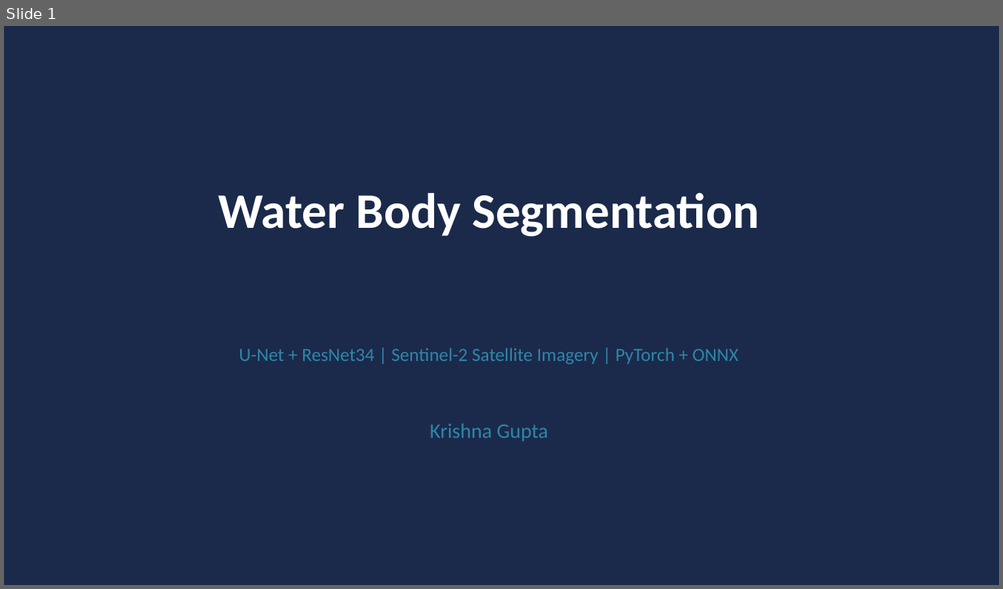
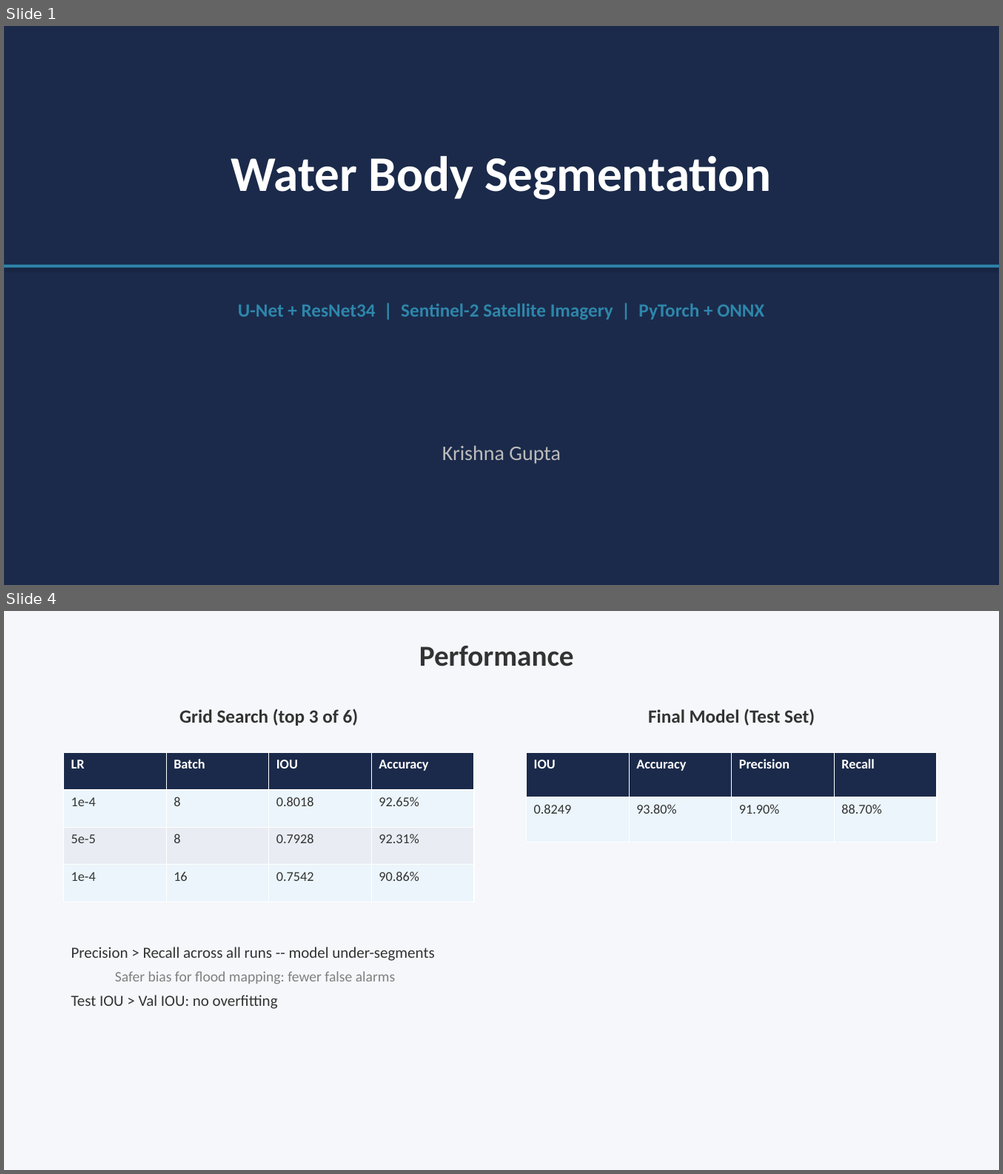
Before and after one commit to Angelgupta13/water-segementation, a slide deck: presentation.pptx. Shown one above the other, each under a label of ours: slide 1 before the commit, slides 1 and 4 after it; the slides between them are not shown. The pictures are 1003x589 and 1003x1174 pixels, drawn with LibreOffice and Linux fonts; fonts in the diff are those of the drawing. Boxes give left, top, right and bottom in pixels: in the first picture for what was removed or moved away, otherwise in the second. Text is boxed around its words. In the diff, an @@ line names an element or a change of style, - is before the commit and + after.

Commit message:
feat: update README, REPORT.md, and presentation for submission
README.md: restructured with accurate test count (15), fixed mlflow ui command, removed empty section, added CLI entry point, docker-compose usage, demo notebook reference.

REPORT.md: new comprehensive report with executive summary, assignment objectives table, evaluation criteria evidence, full 6-run hyperparameter grid, 3-split performance table, optimized benchmark, failure analysis, prioritized recommendations, MLOps table, and conclusion.

presentation.pptx: 8-slide deck with clean narrative flow (problem -> dataset -> architecture -> results -> optimization -> failure analysis -> MLOps -> recommendations). Dark navy theme, grouped by impact.

make_pptx.py: supports command-line output path argument.

.gitignore: add ~$*.pptx to exclude Office lock files.

```diff
--- a/presentation.pptx
+++ b/presentation.pptx
@@ slide 4 added at bbox=[4, 611, 999, 1170], background #F5F7FA @@
@@ text added at bbox=[419, 645, 574, 667], 28 pt, text #333333, bold @@
+Performance
@@ text added at bbox=[179, 709, 358, 726], 18 pt, text #333333, bold @@
+Grid Search (top 3 of 6)
@@ text added at bbox=[648, 709, 814, 726], 18 pt, text #333333, bold @@
+Final Model (Test Set)
@@ table added at bbox=[64, 753, 475, 902], 4 rows, 4 columns @@
+LR | Batch | IOU | Accuracy
+1e-4 | 8 | 0.8018 | 92.65%
+5e-5 | 8 | 0.7928 | 92.31%
+1e-4 | 16 | 0.7542 | 90.86%
@@ table added at bbox=[526, 753, 938, 843], 2 rows, 4 columns @@
+IOU | Accuracy | Precision | Recall
+0.8249 | 93.80% | 91.90% | 88.70%
@@ text added at bbox=[71, 947, 434, 1009], 15 pt, text #333333 @@
+Precision > Recall across all runs -- model under-segments
+  Safer bias for flood mapping: fewer false alarms
+Test IOU > Val IOU: no overfitting
@@ slide 1 changed as well @@
@@ text "Water Body Segmentation": place and size @@
-text "Water Body Segmentation" at bbox=[218, 192, 759, 237]
+text "Water Body Segmentation" at bbox=[230, 156, 771, 200]
@@ rectangle added at bbox=[4, 265, 999, 268], fill #2E86AB @@
@@ text "U-Net + ResNet34 | Sentinel-2 ...": place and size @@
-text "U-Net + ResNet34 | Sentinel-2 ..." at bbox=[239, 348, 738, 364]
+text "U-Net + ResNet34 | Sentinel-2 ..." at bbox=[238, 304, 764, 320]
@@ text "U-Net + ResNet34 | Sentinel-2 ..." at bbox=[238, 304, 764, 320]: bold on @@
@@ text "Krishna Gupta": place and size @@
-text "Krishna Gupta" at bbox=[430, 423, 549, 442]
+text "Krishna Gupta" at bbox=[442, 446, 560, 464]
@@ text "Krishna Gupta" at bbox=[442, 446, 560, 464]: text colour #2E86AB to #BBBBBB @@
```
Also in this commit, not shown: 6 other slides changed, 1 slide removed, 4 other files.
